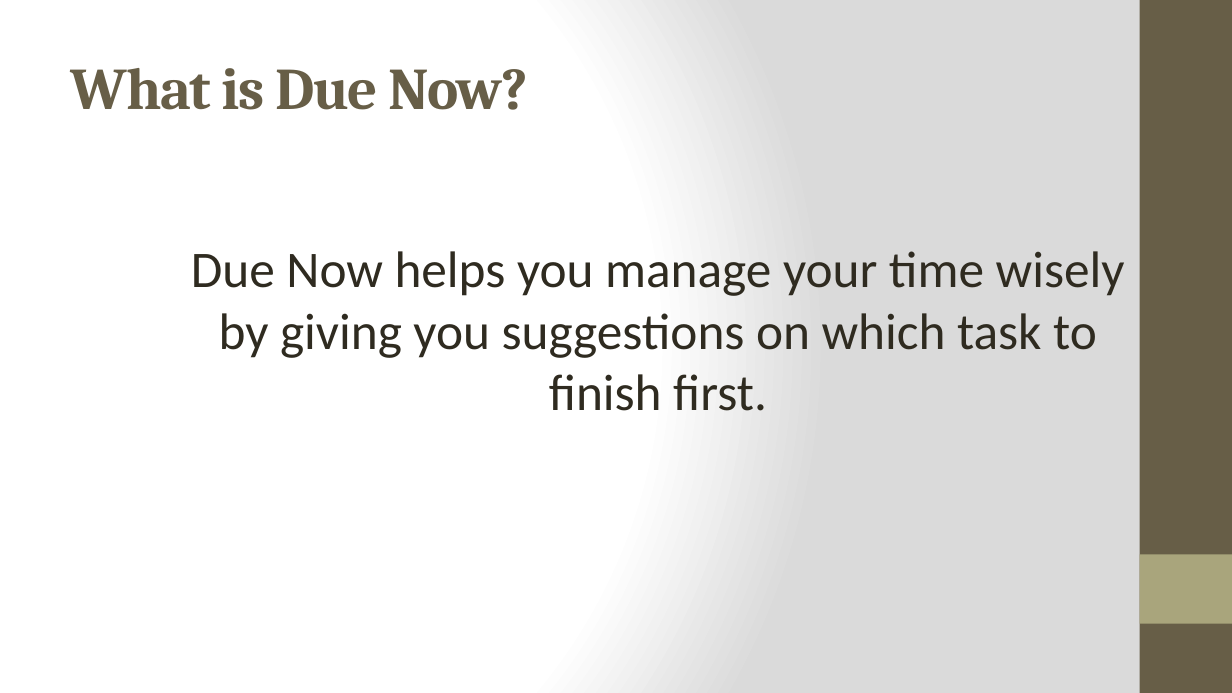
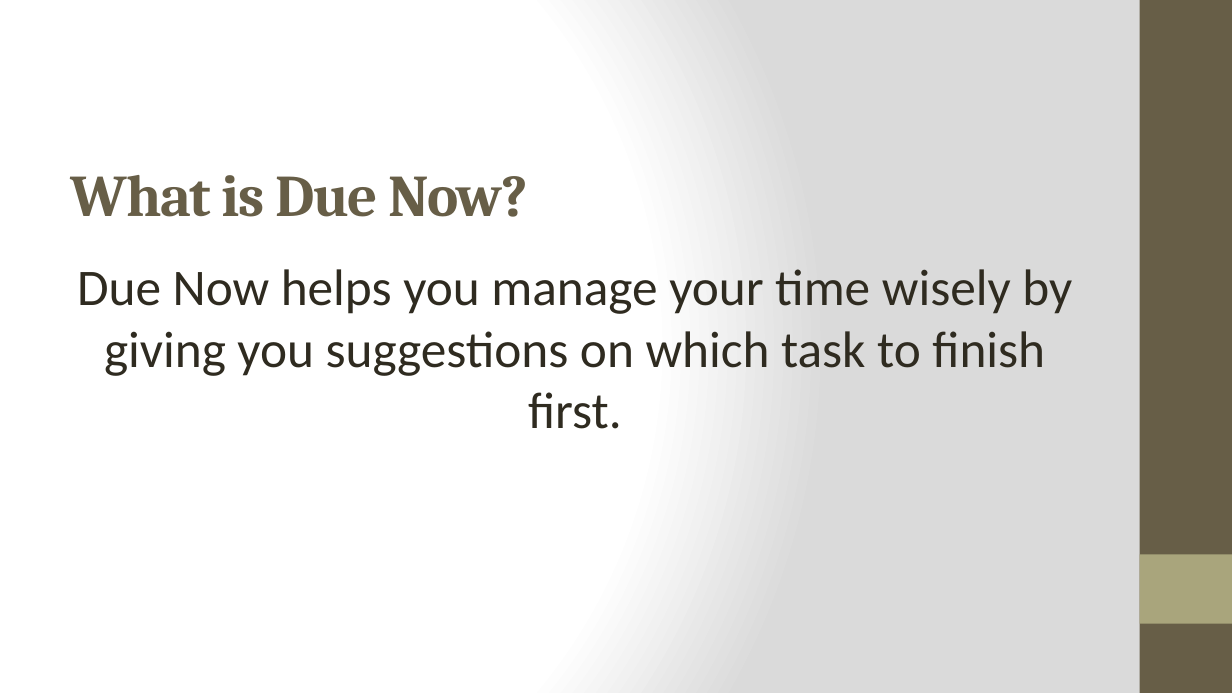
Before and after one commit to compsat/bh2016-iceps, a slide deck: slide 2 of Due Now Presentation.pptx. Drawn at 1232x693 pixels with LibreOffice and Linux fonts; fonts in the diff are those of the drawing. Boxes give left, top, right and bottom in pixels: in the first picture for what was removed or moved away, otherwise in the second. Text is boxed around its words. In the diff, an @@ line names an element or a change of style, - is before the commit and + after.

```diff
--- a/Due Now Presentation.pptx
+++ b/Due Now Presentation.pptx
@@ text "Due Now helps you manage ...": place and size @@
-text "Due Now helps you manage ..." at (191,251,1125,411)
+text "Due Now helps you manage ..." at (77,269,1072,429)
@@ text "Due Now helps you manage ..." at (77,269,1072,429): vertical alignment top to middle @@
@@ title "What is Due Now?": place and size @@
-title "What is Due Now?" at (71,68,528,110)
+title "What is Due Now?" at (71,175,528,217)
```
Also in this commit, not shown: 8 other slides changed, 1 slide removed.
